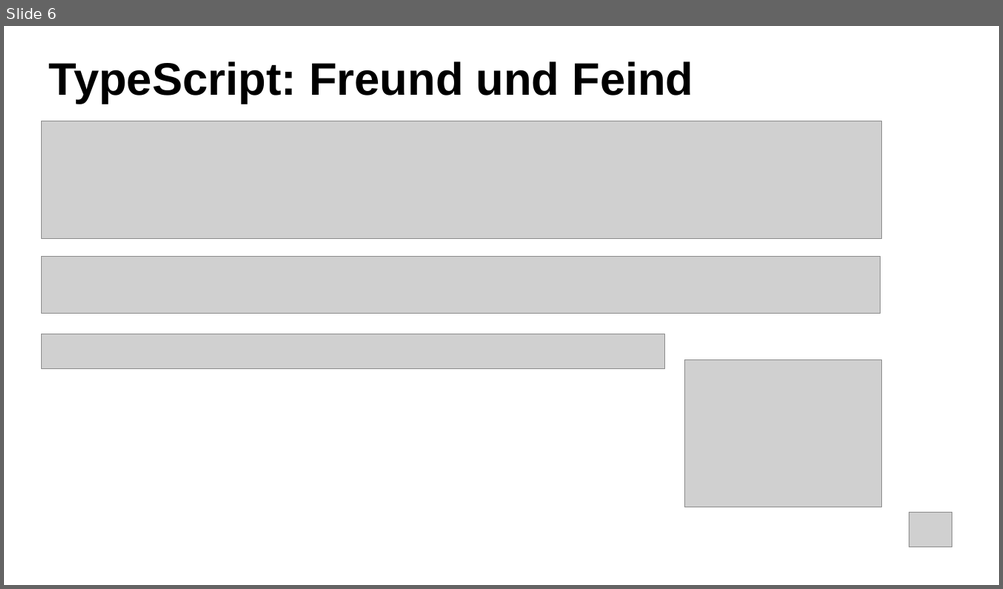
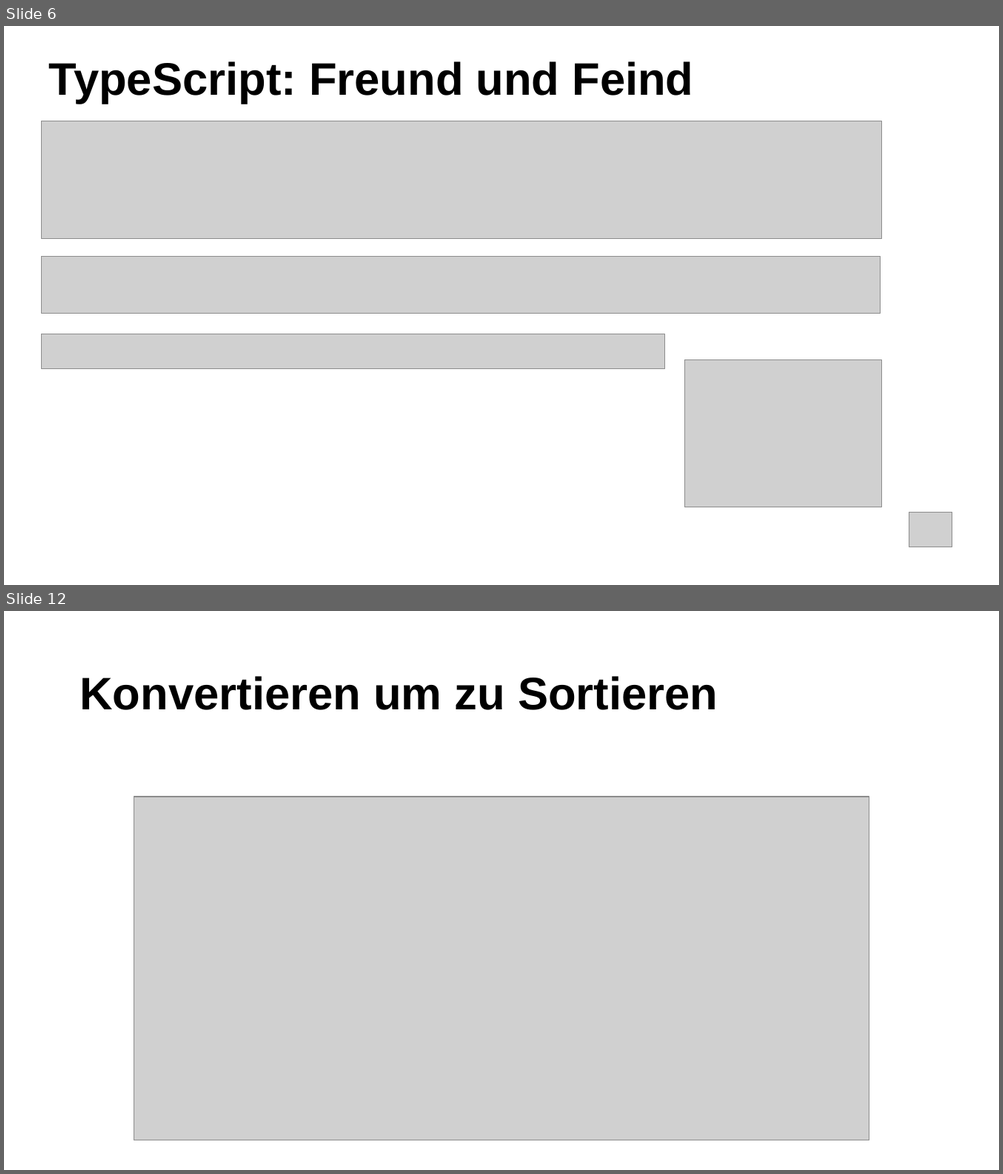
Before and after one commit to HelleGazelle/tweety, a slide deck: Abschluss Präsentation.pptx. Shown one above the other, each under a label of ours: slide 6 before the commit, slides 6 and 12 after it; the slides between them are not shown. The pictures are 1003x589 and 1003x1174 pixels, drawn with LibreOffice and Linux fonts; fonts in the diff are those of the drawing; grey boxes stand for pictures. Boxes give left, top, right and bottom in pixels: in the first picture for what was removed or moved away, otherwise in the second. Text is boxed around its words. In the diff, an @@ line names an element or a change of style, - is before the commit and + after.

```diff
--- a/Abschluss Präsentation.pptx
+++ b/Abschluss Präsentation.pptx
@@ slide 12 added at (4, 611, 999, 1170), background #FFFFFF @@
@@ title added at (79, 676, 717, 710), 44 pt, text #000000, bold @@
+Konvertieren um zu Sortieren
@@ picture added at (134, 797, 870, 1141) @@
```
Also in this commit, not shown: 5 other slides added.
